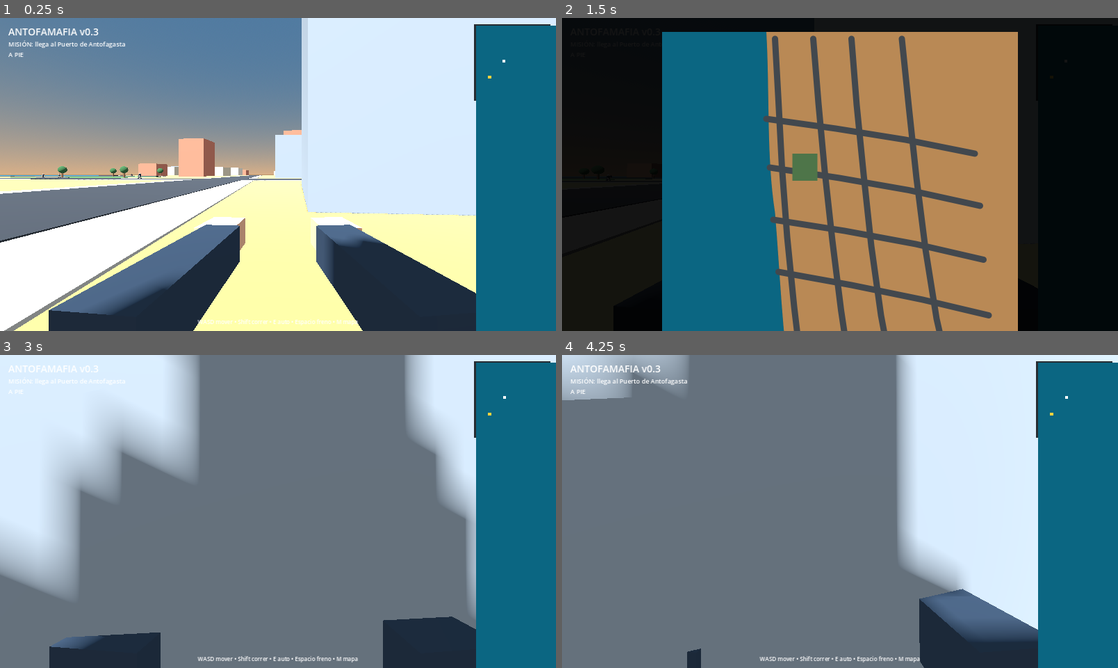
Above: before the commit, frames 1-4 (two rows, left to right).
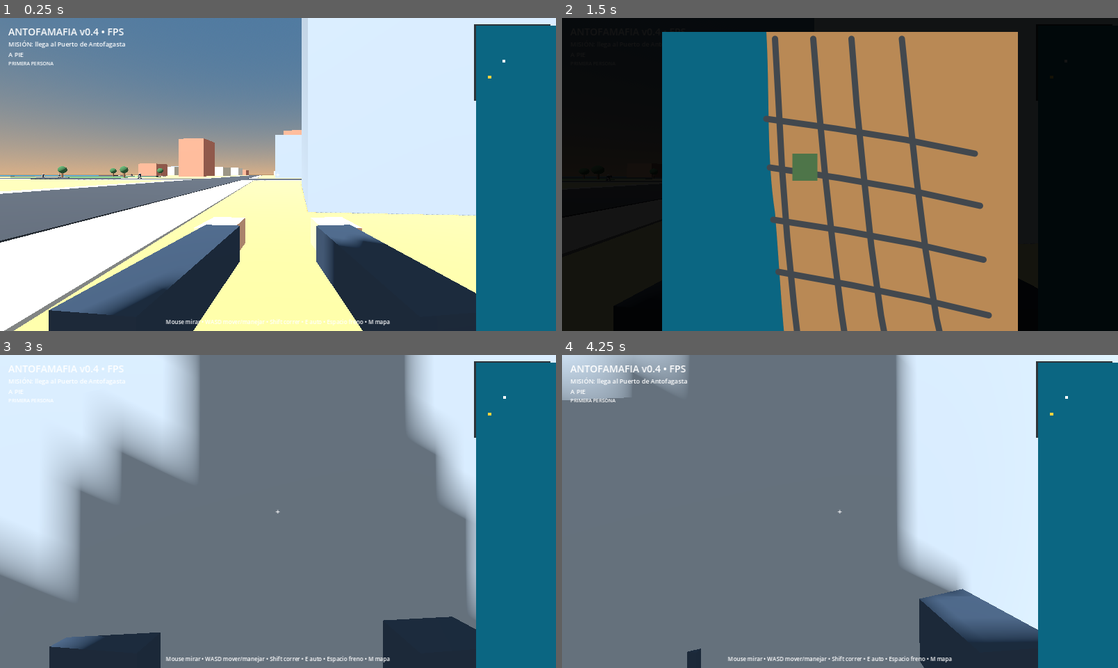
Above: after the commit, the same moments.

Repository: MedinaParra/GameOfChile
Game: Godot game, scene res://scenes/main.tscn
Two runs of this game, one before a commit and one after it. Both use one fixed random seed, a clock stepped at 60 frames per second and the inputs below.
Inputs (mouse positions are in pixels of both pictures, inside the frame that each line leads up to):
- Up to frame 1 (0.25 s): no input
- Up to frame 2 (1.5 s): tap Enter at 0.5 s; move the mouse to (867, 174) at 0.52 s; hold W from 0.53 s (still down); tap M at 0.6 s; tap Space at 0.77, 1.25 s; move the mouse to (812, 174) at 1.27 s; tap E at 1.35 s
- Up to frame 3 (3 s): keep holding W; tap Space at 1.52, 2.75 s; tap Enter at 2 s; move the mouse to (289, 505) at 2.02 s; hold Shift 2.03-2.78 s; move the mouse to (272, 517) at 2.77 s; tap M at 2.85 s
- Up to frame 4 (4.25 s): keep holding W; tap Space at 3.02, 3.77 s; move the mouse to (878, 514) at 3.52 s; tap E at 3.6 s

The runs differ from the first frame. In frame 1, 0.4% of the frame differs, in the area x 1-71%, y 3-99%; in frame 2, less than 0.1%; in frame 3, 0.4%; in frame 4, 0.5%.

Commit message:
AntofaMafia v0.4: FPS HUD and crosshair

Diff:
--- a/AntofaMafia/scripts/hud.gd
+++ b/AntofaMafia/scripts/hud.gd
@@ -18,7 +18,7 @@
 
 func _ready() -> void:
 	var title := Label.new()
-	title.text = "ANTOFAMAFIA v0.3"
+	title.text = "ANTOFAMAFIA v0.4 • FPS"
 	title.position = Vector2(24,20)
 	title.add_theme_font_size_override("font_size",28)
 	add_child(title)
@@ -34,8 +34,30 @@
 	speed_label.add_theme_font_size_override("font_size",18)
 	add_child(speed_label)
 
+	var mode := Label.new()
+	mode.text = "PRIMERA PERSONA"
+	mode.position = Vector2(24,120)
+	mode.add_theme_font_size_override("font_size",14)
+	add_child(mode)
+
+	# Minimal crosshair at screen centre.
+	var crosshair := Label.new()
+	crosshair.text = "+"
+	crosshair.anchor_left = 0.5
+	crosshair.anchor_top = 0.5
+	crosshair.anchor_right = 0.5
+	crosshair.anchor_bottom = 0.5
+	crosshair.offset_left = -10
+	crosshair.offset_top = -16
+	crosshair.offset_right = 10
+	crosshair.offset_bottom = 16
+	crosshair.horizontal_alignment = HORIZONTAL_ALIGNMENT_CENTER
+	crosshair.vertical_alignment = VERTICAL_ALIGNMENT_CENTER
+	crosshair.add_theme_font_size_override("font_size",22)
+	add_child(crosshair)
+
 	var frame := ColorRect.new()
-	frame.color = Color(0.03,0.04,0.05,0.85)
+	frame.color = Color(0.03,0.04,0.05,0.82)
 	frame.anchor_left = 1.0
 	frame.anchor_right = 1.0
 	frame.offset_left = -235
@@ -61,7 +83,7 @@
 	mini_map.add_child(mission_marker)
 
 	var help := Label.new()
-	help.text = "WASD mover • Shift correr • E auto • Espacio freno • M mapa"
+	help.text = "Mouse mirar • WASD mover/manejar • Shift correr • E auto • Espacio freno • M mapa"
 	help.anchor_top = 1.0
 	help.anchor_bottom = 1.0
 	help.anchor_right = 1.0
